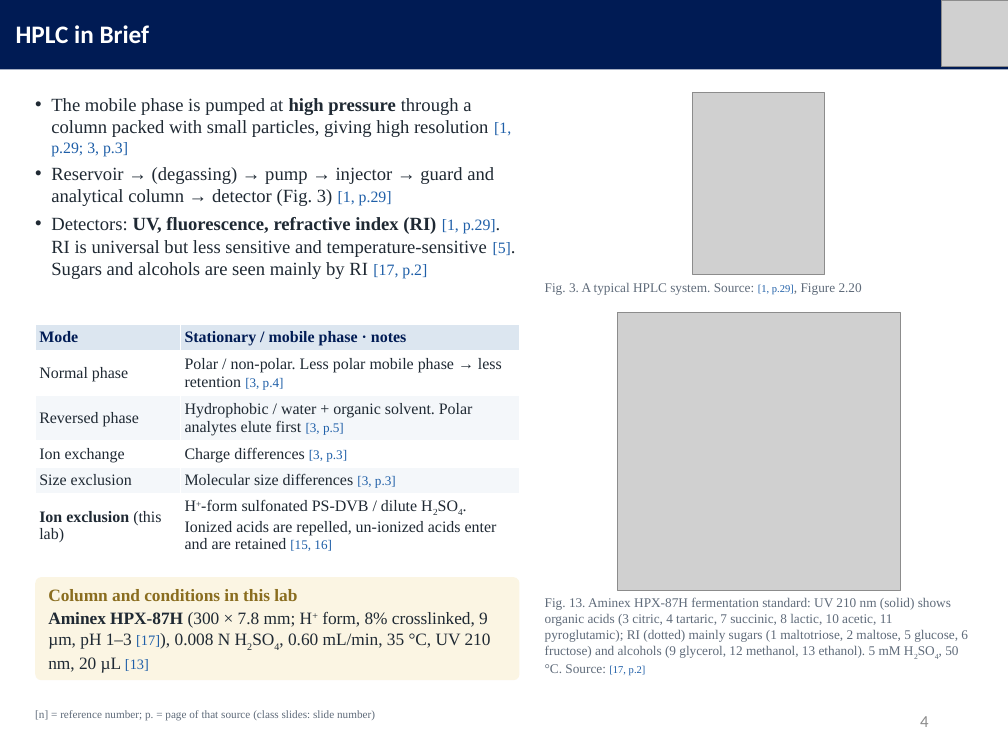
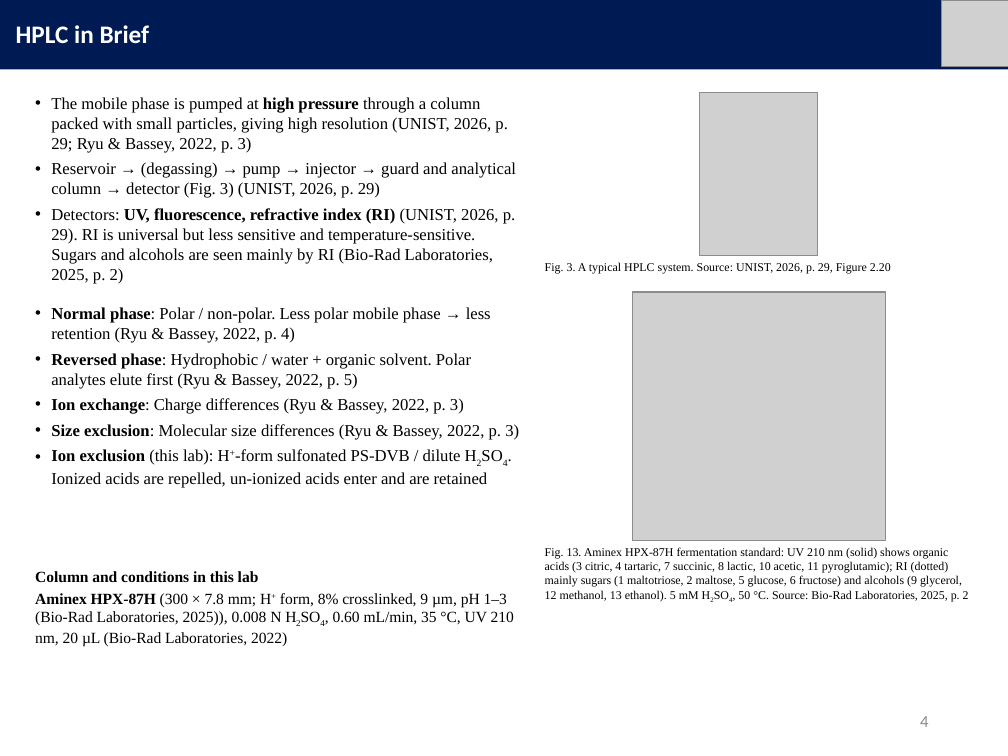
Before and after one commit to mingyu221/office, a slide deck: slide 4 of HPLC_formate_slides_EN.pptx. Drawn at 1008x756 pixels with LibreOffice and Linux fonts; fonts in the diff are those of the drawing; grey boxes stand for pictures. Boxes give left, top, right and bottom in pixels: in the first picture for what was removed or moved away, otherwise in the second. Text is boxed around its words. In the diff, an @@ line names an element or a change of style, - is before the commit and + after.

```diff
--- a/HPLC_formate_slides_EN.pptx
+++ b/HPLC_formate_slides_EN.pptx
@@ text at [51,97,516,284]: text changed; size 13.3 to 11.9 pt; text colour #1F2933 to #000000 @@
-• The mobile phase is pumped at high pressure through a column packed with small particles, giving high resolution [1, p.29; 3, p.3]
-• Reservoir → (degassing) → pump → injector → guard and analytical column → detector (Fig. 3) [1, p.29]
-• Detectors: UV, fluorescence, refractive index (RI) [1, p.29]. RI is universal but less sensitive and temperature-sensitive [5]. Sugars and alcohols are seen mainly by RI [17, p.2]
+• The mobile phase is pumped at high pressure through a column packed with small particles, giving high resolution (UNIST, 2026, p. 29; Ryu & Bassey, 2022, p. 3)
+• Reservoir → (degassing) → pump → injector → guard and analytical column → detector (Fig. 3) (UNIST, 2026, p. 29)
+• Detectors: UV, fluorescence, refractive index (RI) (UNIST, 2026, p. 29). RI is universal but less sensitive and temperature-sensitive. Sugars and alcohols are seen mainly by RI (Bio-Rad Laboratories, 2025, p. 2)
@@ picture: place and size @@
-picture at [692,93,825,274]
+picture at [700,93,817,255]
@@ text at [545,262,891,274]: text changed; size 9.5 to 8.5 pt; text colour #5F6B7A to #000000 @@
-Fig. 3. A typical HPLC system. Source: [1, p.29], Figure 2.20
+Fig. 3. A typical HPLC system. Source: UNIST, 2026, p. 29, Figure 2.20
@@ picture: place and size @@
-picture at [617,312,900,590]
+picture at [632,292,885,540]
@@ table removed at [35,324,519,557], 6 rows, 2 columns @@
-Mode | Stationary / mobile phase · notes
-Normal phase | Polar / non-polar. Less polar mobile phase → less retention [3, p.4]
-Reversed phase | Hydrophobic / water + organic solvent. Polar analytes elute first [3, p.5]
-Ion exchange | Charge differences [3, p.3]
-Size exclusion | Molecular size differences [3, p.3]
-Ion exclusion (this lab) | H+-form sulfonated PS-DVB / dilute H2SO4. Ionized acids are repelled, un-ionized acids enter and are retained [15, 16]
@@ text added at [51,307,519,488], 11.9 pt, text #000000 @@
+• Normal phase: Polar / non-polar. Less polar mobile phase → less retention (Ryu & Bassey, 2022, p. 4)
+• Reversed phase: Hydrophobic / water + organic solvent. Polar analytes elute first (Ryu & Bassey, 2022, p. 5)
+• Ion exchange: Charge differences (Ryu & Bassey, 2022, p. 3)
+• Size exclusion: Molecular size differences (Ryu & Bassey, 2022, p. 3)
+• Ion exclusion (this lab): H+-form sulfonated PS-DVB / dilute H2SO4. Ionized acids are repelled, un-ionized acids enter and are retained
@@ text "Column and conditions in this ...": place and size @@
-text "Column and conditions in this ..." at [48,589,491,673]
+text "Column and conditions in this ..." at [35,571,514,647]
@@ text at [545,547,969,602]: text changed; size 9.5 to 8.5 pt; text colour #5F6B7A to #000000 @@
-Fig. 13. Aminex HPX-87H fermentation standard: UV 210 nm (solid) shows organic acids (3 citric, 4 tartaric, 7 succinic, 8 lactic, 10 acetic, 11 pyroglutamic); RI (dotted) mainly sugars (1 maltotriose, 2 maltose, 5 glucose, 6 fructose) and alcohols (9 glycerol, 12 methanol, 13 ethanol). 5 mM H2SO4, 50 °C. Source: [17, p.2]
+Fig. 13. Aminex HPX-87H fermentation standard: UV 210 nm (solid) shows organic acids (3 citric, 4 tartaric, 7 succinic, 8 lactic, 10 acetic, 11 pyroglutamic); RI (dotted) mainly sugars (1 maltotriose, 2 maltose, 5 glucose, 6 fructose) and alcohols (9 glycerol, 12 methanol, 13 ethanol). 5 mM H2SO4, 50 °C. Source: Bio-Rad Laboratories, 2025, p. 2
@@ text at [35,593,514,647]: text changed; size 12.3 to 11.1 pt; text colour #1F2933 to #000000 @@
-Aminex HPX-87H (300 × 7.8 mm; H+ form, 8% crosslinked, 9 µm, pH 1–3 [17]), 0.008 N H2SO4, 0.60 mL/min, 35 °C, UV 210 nm, 20 µL [13]
+Aminex HPX-87H (300 × 7.8 mm; H+ form, 8% crosslinked, 9 µm, pH 1–3 (Bio-Rad Laboratories, 2025)), 0.008 N H2SO4, 0.60 mL/min, 35 °C, UV 210 nm, 20 µL (Bio-Rad Laboratories, 2022)
@@ text at [35,571,259,582]: size 12.3 to 11.1 pt, text colour #8A6D1F to #000000 in "Column and conditions in this lab" @@
@@ rounded rectangle removed at [35,577,519,679] @@
@@ text removed at [35,710,375,721] @@
-[n] = reference number; p. = page of that source (class slides: slide number)
```
Also in this commit, not shown: 12 other slides changed, 2 slides removed, 3 other files.
